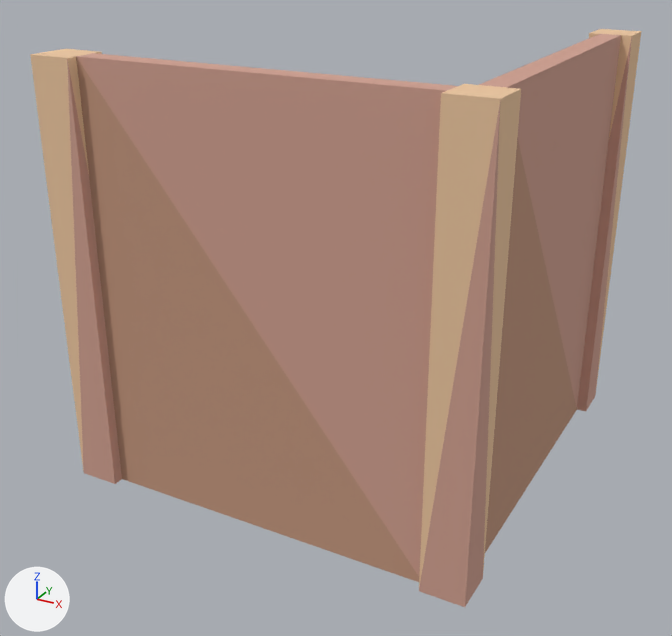
The glTF model example_game/world/props/wall-wood-corner.prop/model.glb, before and after one commit.
Rendered twice from a 50 mm camera at (1.97, -3.82, 2.52) aimed at (-0.04, -0.17, 0.69). Arrows for +X, +Y and +Z are at lower left; the lights stay in place. The first picture is the older version. Vertices at exactly the same position are counted once.

Objects in the first picture: 'model'.
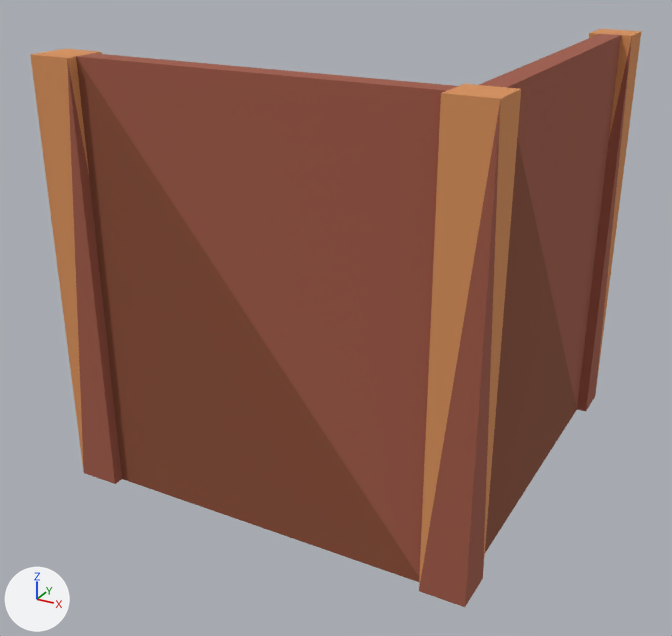
Edits to the scene script, one JSON object a line:
```json
{"block": "me_model", "where": "me_model.from_pydata(...)  # 40 vertices, 52 faces; spans x -1.0..1.0, y -1.0..1.0, z -0.02..1.98"}
{"block": "me_model", "where": "# used by ob_model"}
{"block": "me_model", "change": "me_model part 1: 34 faces centred in x -1.0..1.0, y -1.0..1.0, z -0.02..1.98 are repainted in the vertex colours; the middle colour goes from beige #d0a090 to brown #a05a47"}
{"block": "me_model", "change": "me_model part 2: 18 faces centred in x -1.0..1.0, y -1.0..1.0, z 1.31..1.98 are repainted in the vertex colours; the middle colour goes from beige #edc7a0 to orange #d9915a"}
```

Boxes [x1, y1, x2, y2] around the edits, measured in the pictures (672 x 636 px):
```json
{"part": 1, "of": "me_model", "change": "recoloured", "before": [67, 34, 632, 607], "after": [67, 34, 632, 607], "on screen": "beige to brown"}
{"part": 2, "of": "me_model", "change": "recoloured", "before": [30, 29, 641, 587], "after": [30, 29, 641, 587]}
```
